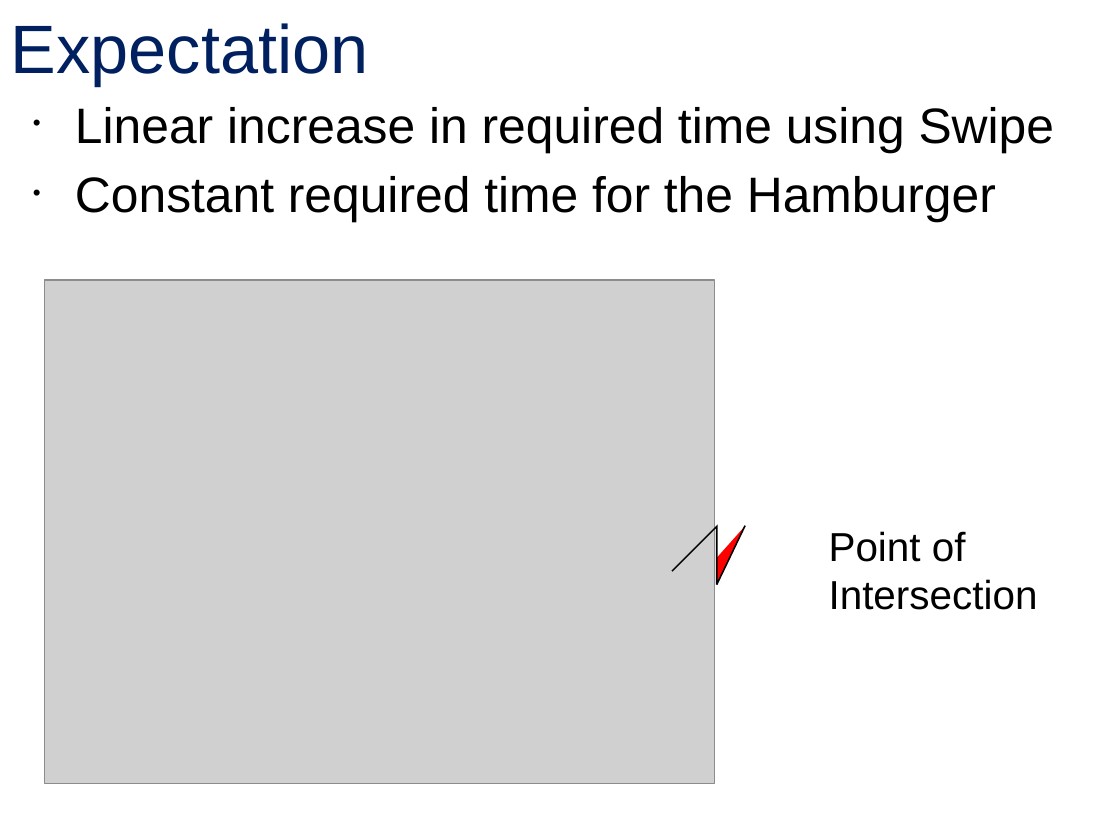
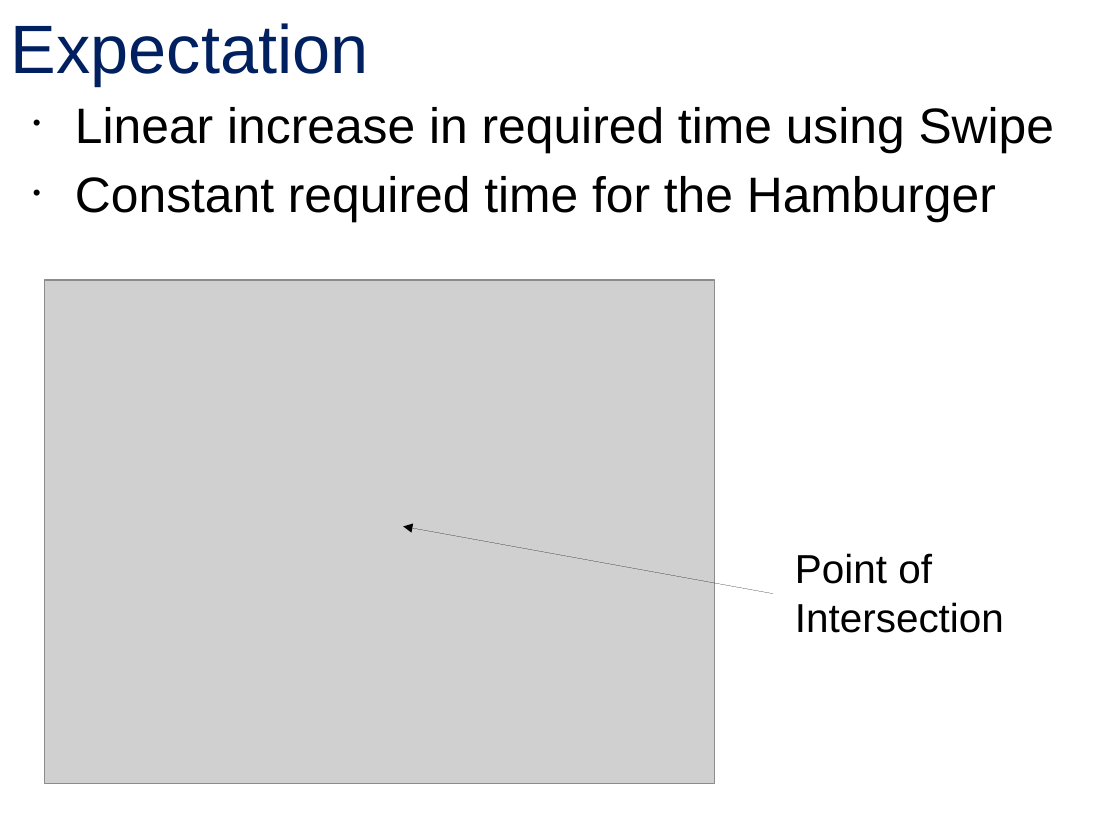
Before and after one commit to blub123muh/hci, a slide deck: slide 4 of presentation/presentation.odp. Drawn at 1120x840 pixels with LibreOffice and Linux fonts; fonts in the diff are those of the drawing; grey boxes stand for pictures. Boxes give left, top, right and bottom in pixels: in the first picture for what was removed or moved away, otherwise in the second. Text is boxed around its words. In the diff, an @@ line names an element or a change of style, - is before the commit and + after.

```diff
--- a/presentation/presentation.odp
+++ b/presentation/presentation.odp
@@ arrow added from (773, 594) to (403, 526), #000000 0 pt @@
@@ freeform shape removed at <box>672,526,784,616</box> @@
@@ text "Point of Intersection": place and size @@
-text "Point of Intersection" at <box>829,531,1038,610</box>
+text "Point of Intersection" at <box>795,553,1004,633</box>
```
Also in this commit, not shown: 2 other slides changed.
